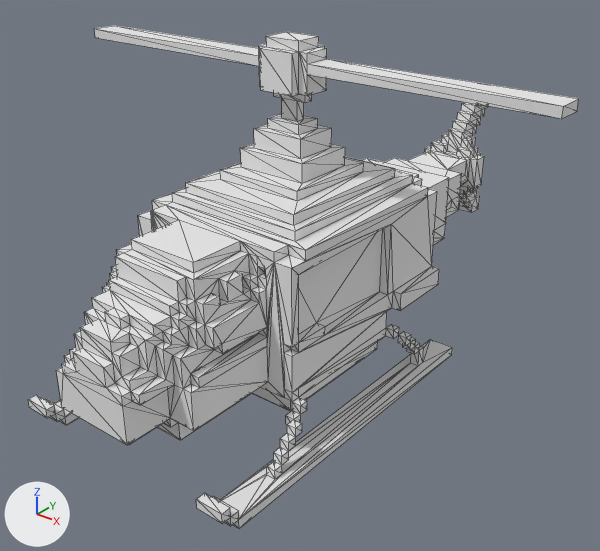
Two versions of the OBJ model NaturalSelectionEditor/Assets/SampleSceneAssets/Art/Helicopter/Helicopter.obj, one commit apart.
One viewpoint serves both versions: a camera (50 mm lens) standing at (5.17, -6.89, 3.11) and looking at (-0.05, -0.37, -0.93). Lighting does not change. The marker at lower left points along +X, +Y and +Z. Mesh edges are drawn as thin lines. Where no turn or scale is listed for an object, it has been applied to the vertices. Vertices at the same position are counted once.

The first picture shows 'Untitled'.
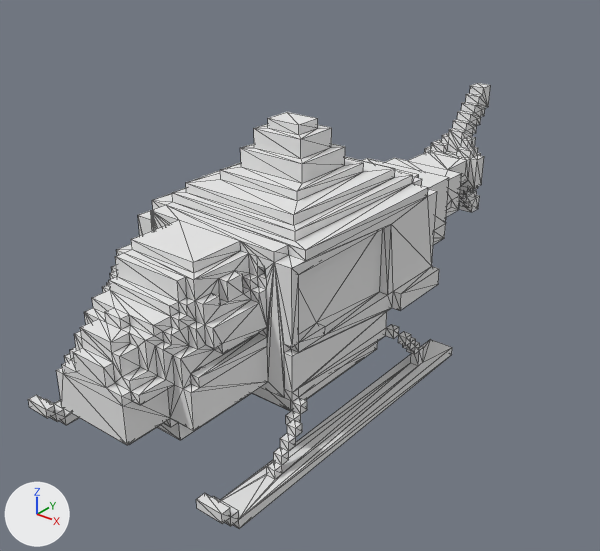
Commit message: Updated Helicopter

Boxes [x1, y1, x2, y2] around the edits, measured in the pictures (600 x 551 px):
'Untitled', reshaped (16% narrower, 11% shorter): before [28, 25, 579, 529]; after [28, 83, 491, 529]
part 1 of me_untitled, cut back: before [94, 25, 579, 125]; after [269, 112, 317, 125]

What the commit changed:
me_untitled is used by ob_untitled; location (0.0, 0.0, 0.0).
me_untitled had 901 vertices, 1806 faces and spanned x -2.8..2.8, y -3.3..3.6, z -2.0..1.7.
me_untitled now has 841 vertices, 1686 faces and spans x -1.4..1.3, y -3.3..3.6, z -2.0..0.9.
Part 1, on me_untitled:
60 vertices are removed from x -2.8..2.8, y -0.8..-0.3, z 0.9..1.7.
122 faces are deleted.
2 new faces join them.
